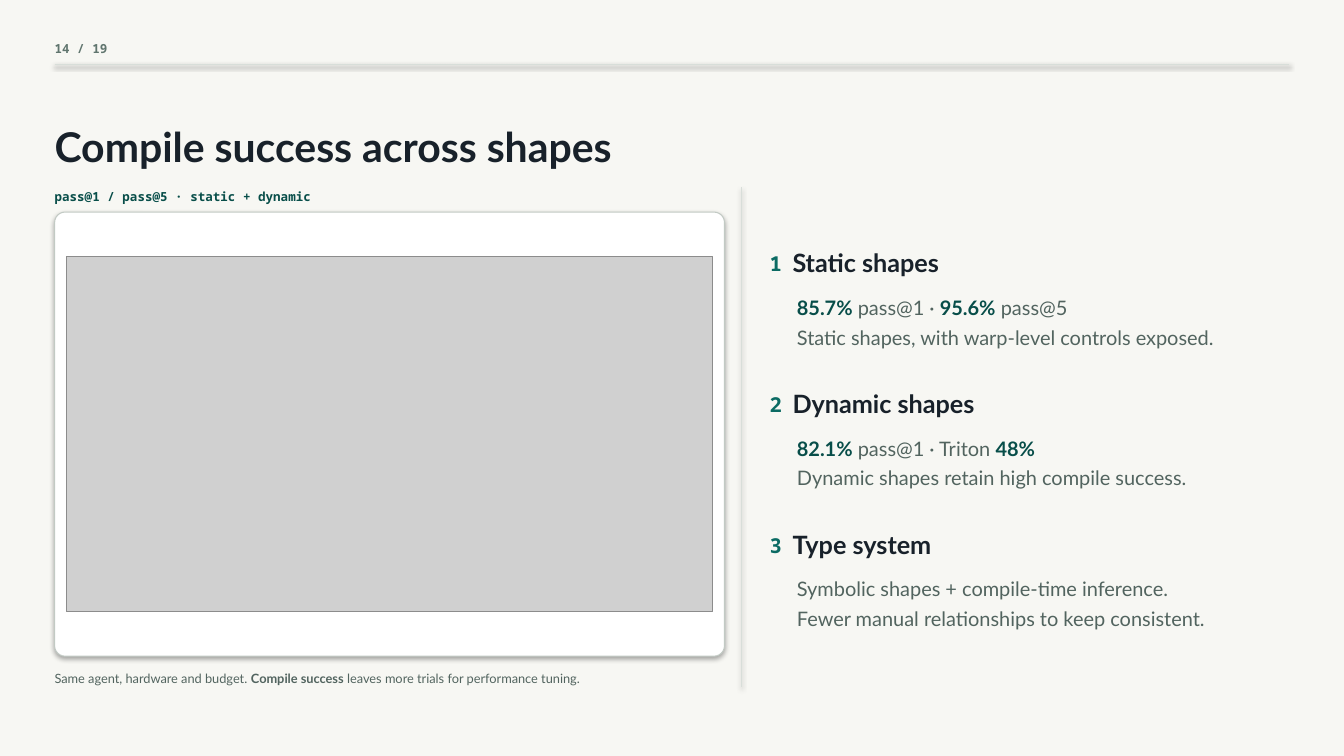
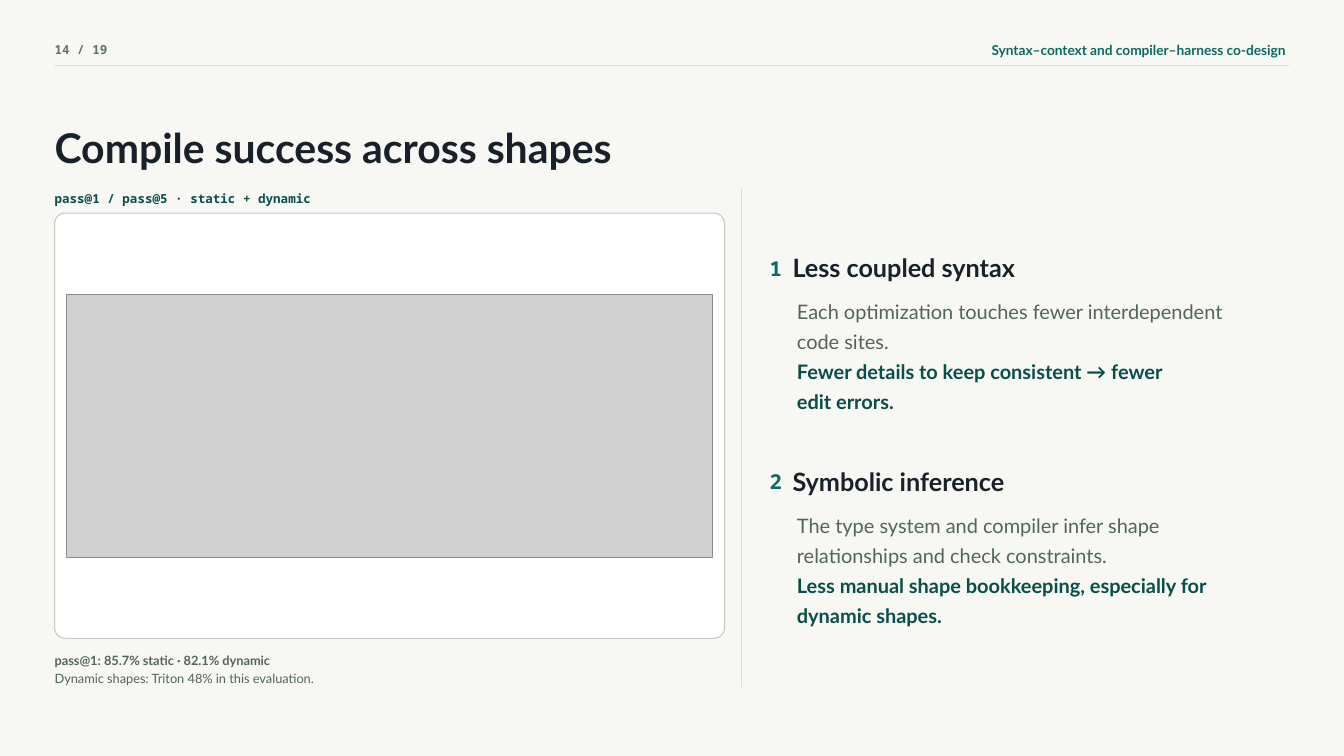
Before and after one commit to SyntaxArchmage/croqtile-tuner-atc26, a slide deck: slide 14 of dist/slides.pptx. Drawn at 1344x756 pixels with LibreOffice and Linux fonts; fonts in the diff are those of the drawing; grey boxes stand for pictures. Boxes give left, top, right and bottom in pixels: in the first picture for what was removed or moved away, otherwise in the second. Text is boxed around its words. In the diff, an @@ line names an element or a change of style, - is before the commit and + after.

```diff
--- a/dist/slides.pptx
+++ b/dist/slides.pptx
@@ text added at (992, 44, 1286, 58), 9.4 pt, text #0B6B63, bold @@
+Syntax–context and compiler–harness co-design
@@ rounded rectangle: place and size @@
-rounded rectangle at (55, 212, 724, 656)
+rounded rectangle at (55, 213, 724, 638)
@@ rounded rectangle at (55, 213, 724, 638): shadow off; proportions changed @@
@@ text "1": place and size @@
-text "1" at (770, 256, 782, 271)
+text "1" at (770, 261, 782, 276)
@@ text at (793, 258, 1015, 282): text changed @@
-Static shapes
+Less coupled syntax
@@ picture: place and size @@
-picture at (66, 256, 713, 611)
+picture at (66, 294, 713, 558)
@@ text added at (797, 304, 1223, 323), 13.7 pt, text #52645F @@
+Each optimization touches fewer interdependent
@@ text removed at (858, 300, 925, 319) @@
-pass@1 ·
@@ text removed at (940, 300, 996, 315) @@
-95.6%
@@ text removed at (1001, 300, 1068, 319) @@
-pass@5
@@ text added at (797, 334, 888, 349), 13.7 pt, text #52645F @@
+code sites.
@@ text at (797, 364, 1162, 383): text changed; text colour #52645F to #084E49; bold on @@
-Static shapes, with warp-level controls exposed.
+Fewer details to keep consistent → fewer
@@ text at (797, 394, 894, 409): text changed @@
-85.7%
+edit errors.
@@ text removed at (797, 441, 853, 456) @@
-82.1%
@@ text removed at (858, 441, 990, 460) @@
-pass@1 · Triton
@@ text removed at (996, 441, 1035, 456) @@
-48%
@@ text "2": place and size @@
-text "2" at (770, 397, 782, 412)
+text "2" at (770, 474, 782, 489)
@@ text at (793, 472, 1005, 495): text changed; size 13.7 to 17.3 pt; text colour #52645F to #18212A; bold on @@
-Symbolic shapes + compile-time inference.
+Symbolic inference
@@ text removed at (770, 538, 782, 553) @@
-3
@@ text removed at (793, 535, 932, 559) @@
-Type system
@@ text added at (797, 518, 1159, 537), 13.7 pt, text #52645F @@
+The type system and compiler infer shape
@@ text added at (797, 548, 1107, 567), 13.7 pt, text #52645F @@
+relationships and check constraints.
@@ text at (797, 578, 1207, 597): text changed; text colour #52645F to #084E49; bold on @@
-Dynamic shapes retain high compile success.
+Less manual shape bookkeeping, especially for
@@ text at (797, 608, 942, 627): text changed; size 17.3 to 13.7 pt; text colour #18212A to #084E49 @@
-Dynamic shapes
+dynamic shapes.
@@ text removed at (797, 611, 1204, 630) @@
-Fewer manual relationships to keep consistent.
@@ text at (55, 655, 270, 667): text changed @@
-Compile success
+pass@1: 85.7% static · 82.1% dynamic
@@ text removed at (55, 673, 247, 686) @@
-Same agent, hardware and budget.
@@ text added at (55, 673, 314, 685), 8.8 pt, text #52645F @@
+Dynamic shapes: Triton 48% in this evaluation.
@@ text removed at (347, 673, 580, 686) @@
-leaves more trials for performance tuning.
```
Also in this commit, not shown: 17 other slides changed, 29 other files.
